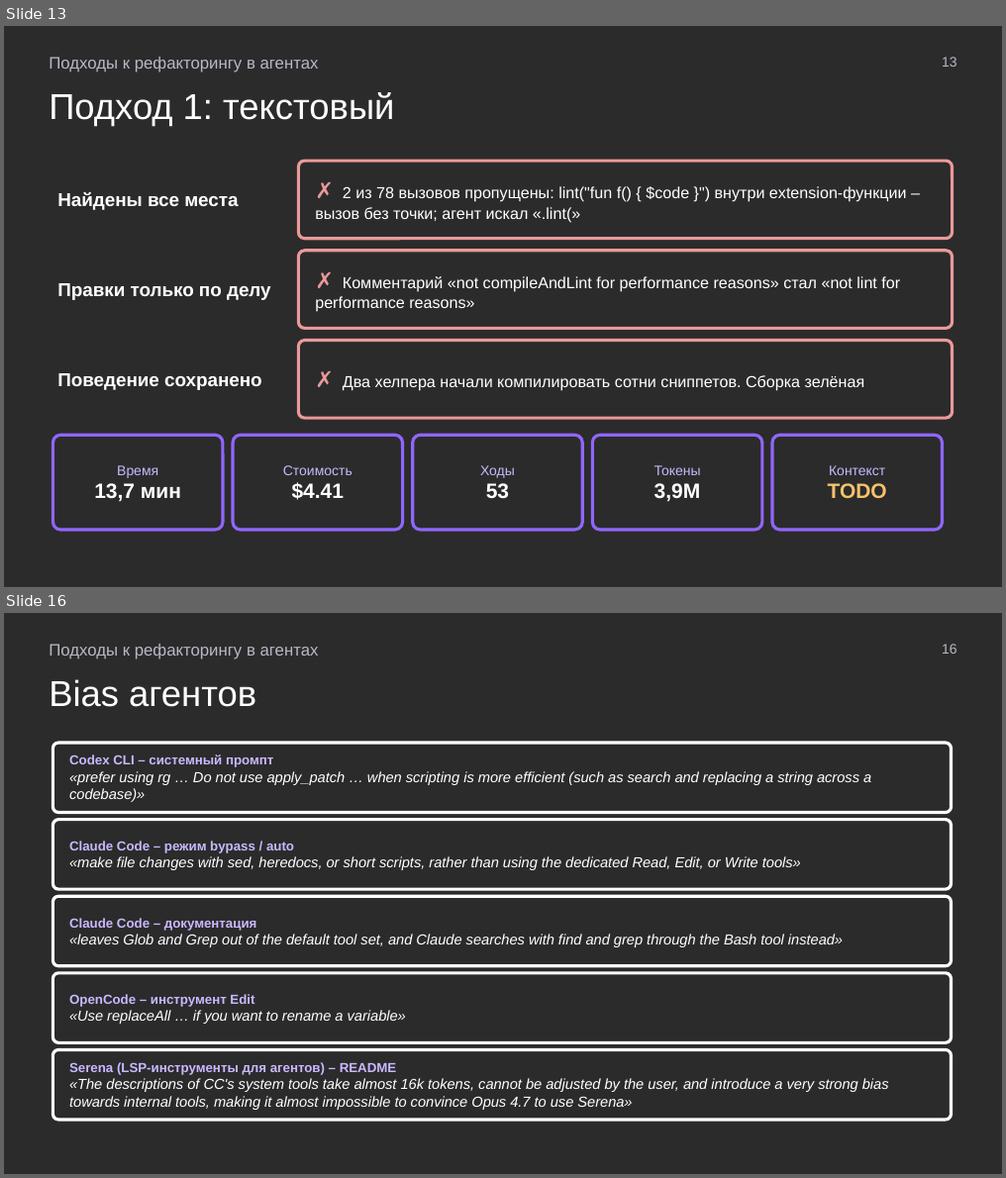
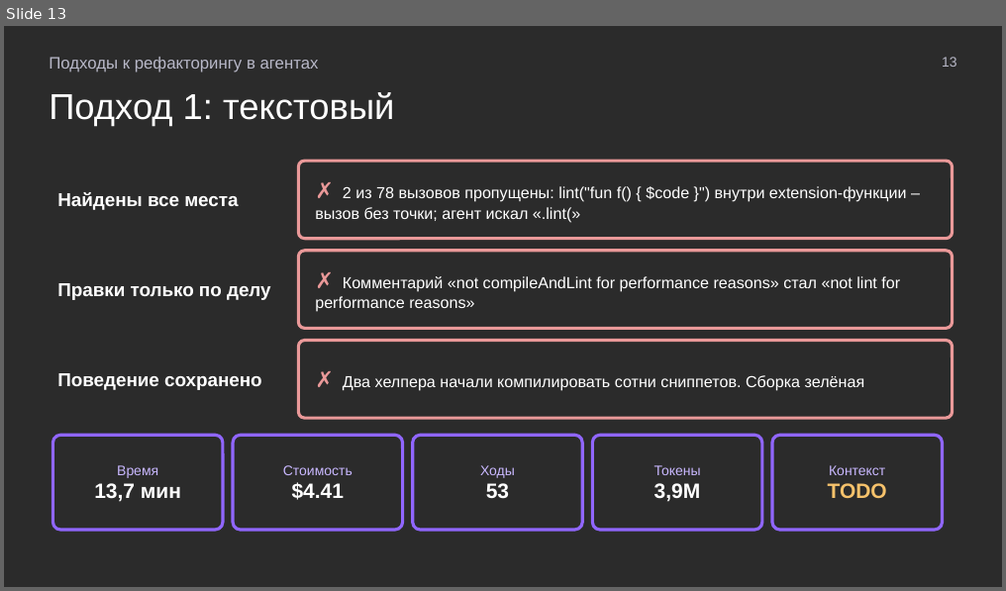
Before and after one commit to MchKosticyn/ide-refactoring-in-ai-agents, a slide deck: Доклад_ Рефакторинг в ИИ-агентах.pptx. Shown one above the other, each under a label of ours: slides 13 and 16 before the commit, slide 13 after it; the slides between them are not shown. The pictures are 1006x1178 and 1006x591 pixels, drawn with LibreOffice and Linux fonts; fonts in the diff are those of the drawing; background and template pictures are left out; a plain dark background stands for a picture behind light text. Boxes give left, top, right and bottom in pixels: in the first picture for what was removed or moved away, otherwise in the second. Text is boxed around its words. In the diff, an @@ line names an element or a change of style, - is before the commit and + after.

Commit message:
Bias slides with source screenshots; LSP pros/cons merged with protocol limitations; dot-less call slide; growing comparison table; human metrics to TODO; 1428 refs; engine banner

```diff
--- a/Доклад_ Рефакторинг в ИИ-агентах.pptx
+++ b/Доклад_ Рефакторинг в ИИ-агентах.pptx
@@ slide 16 removed at (x1=4, y1=613, x2=1002, y2=1174), background picture (left out) @@
@@ text removed at (x1=49, y1=644, x2=319, y2=660) @@
-Подходы к рефакторингу в агентах
@@ text removed at (x1=942, y1=644, x2=957, y2=654) @@
-16
@@ text removed at (x1=49, y1=679, x2=256, y2=707) @@
-Bias агентов
@@ rounded rectangle removed at (x1=53, y1=743, x2=951, y2=813) @@
-Codex CLI – системный промпт
-«prefer using rg … Do not use apply_patch … when scripting is more efficient (such as search and replacing a string across a codebase)»
@@ rounded rectangle removed at (x1=53, y1=820, x2=951, y2=889) @@
-Claude Code – режим bypass / auto
-«make file changes with sed, heredocs, or short scripts, rather than using the dedicated Read, Edit, or Write tools»
@@ rounded rectangle removed at (x1=53, y1=896, x2=951, y2=966) @@
-Claude Code – документация
-«leaves Glob and Grep out of the default tool set, and Claude searches with find and grep through the Bash tool instead»
@@ rounded rectangle removed at (x1=53, y1=973, x2=951, y2=1043) @@
-OpenCode – инструмент Edit
-«Use replaceAll … if you want to rename a variable»
@@ rounded rectangle removed at (x1=53, y1=1051, x2=951, y2=1120) @@
-Serena (LSP-инструменты для агентов) – README
-«The descriptions of CC's system tools take almost 16k tokens, cannot be adjusted by the user, and introduce a very strong bias towards internal tools, making it almost impossible to convince Opus 4.7 to use Serena»
```
Also in this commit, not shown: 23 slides changed, 5 slides added, 1 other slide removed, 9 other files.
